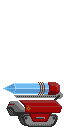
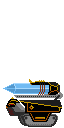
Two versions of the same layered image (w=64, h=128). Layer-by-layer changes:
added layer "Copie de Carapace" in group "TankTurtle" over (19, 100, 62, 122)
hid "Carapace" over (19, 100, 62, 122)
added layer "Copie de Tete" in group "TankTurtle" over (6, 97, 29, 115)
hid "Tete" over (6, 101, 29, 115)
added layer "Copie de Cannon" in group "TankTurtle" over (9, 79, 60, 101)
hid "Cannon" over (9, 82, 60, 101)
